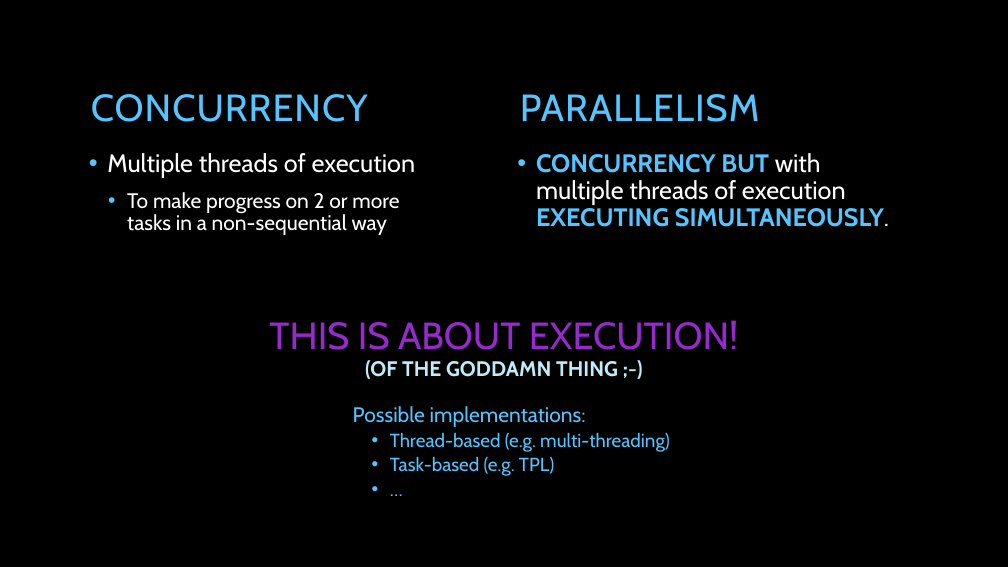
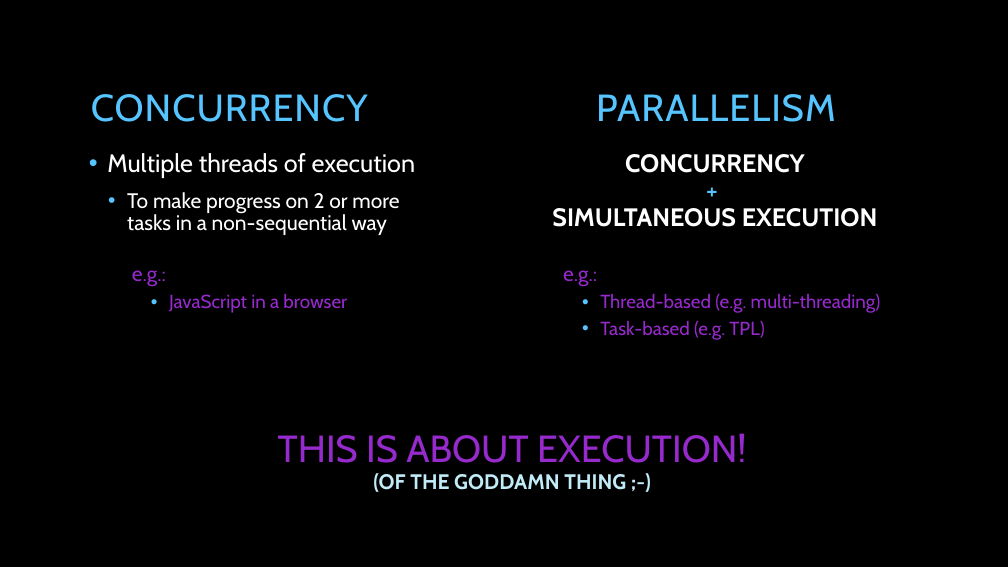
Before and after one commit to tpierrain/talk-AsyncAwait, a slide deck: slide 36 of AsyncAwait...ohWait.pptx. Drawn at 1008x567 pixels with LibreOffice and Linux fonts; fonts in the diff are those of the drawing; background and template pictures are left out. Boxes give left, top, right and bottom in pixels: in the first picture for what was removed or moved away, otherwise in the second. Text is boxed around its words. In the diff, an @@ line names an element or a change of style, - is before the commit and + after.

```diff
--- a/AsyncAwait...ohWait.pptx
+++ b/AsyncAwait...ohWait.pptx
@@ text "PARALLELISM" at [596, 94, 836, 122]: alignment left to centre @@
@@ text at [552, 154, 878, 227]: text changed; text colour #56C5FF to #FFFFFF @@
-• CONCURRENCY BUT with multiple threads of execution EXECUTING SIMULTANEOUSLY.
+CONCURRENCY
++
+SIMULTANEOUS EXECUTION
@@ text at [563, 270, 881, 340]: paragraph removed @@
-    • …
@@ text "e.g.:": place and size @@
-text "e.g.:" at [353, 406, 670, 476]
+text "e.g.:" at [563, 270, 881, 340]
@@ text added at [132, 270, 347, 313], 18 pt, text #972ACD @@
+  e.g.:
+    • JavaScript in a browser
@@ text at [563, 270, 597, 287]: text changed; text colour #56C5FF to #972ACD @@
-  Possible implementations:
+  e.g.:
@@ text at [600, 294, 881, 340]: text colour #56C5FF to #972ACD; line spacing 0.8 to 0.9 @@
@@ text "THIS IS ABOUT EXECUTION! (OF ...": place and size @@
-text "THIS IS ABOUT EXECUTION! (OF ..." at [269, 320, 738, 379]
+text "THIS IS ABOUT EXECUTION! (OF ..." at [278, 433, 746, 492]
```
Also in this commit, not shown: 5 other slides changed, 6 slides added.
